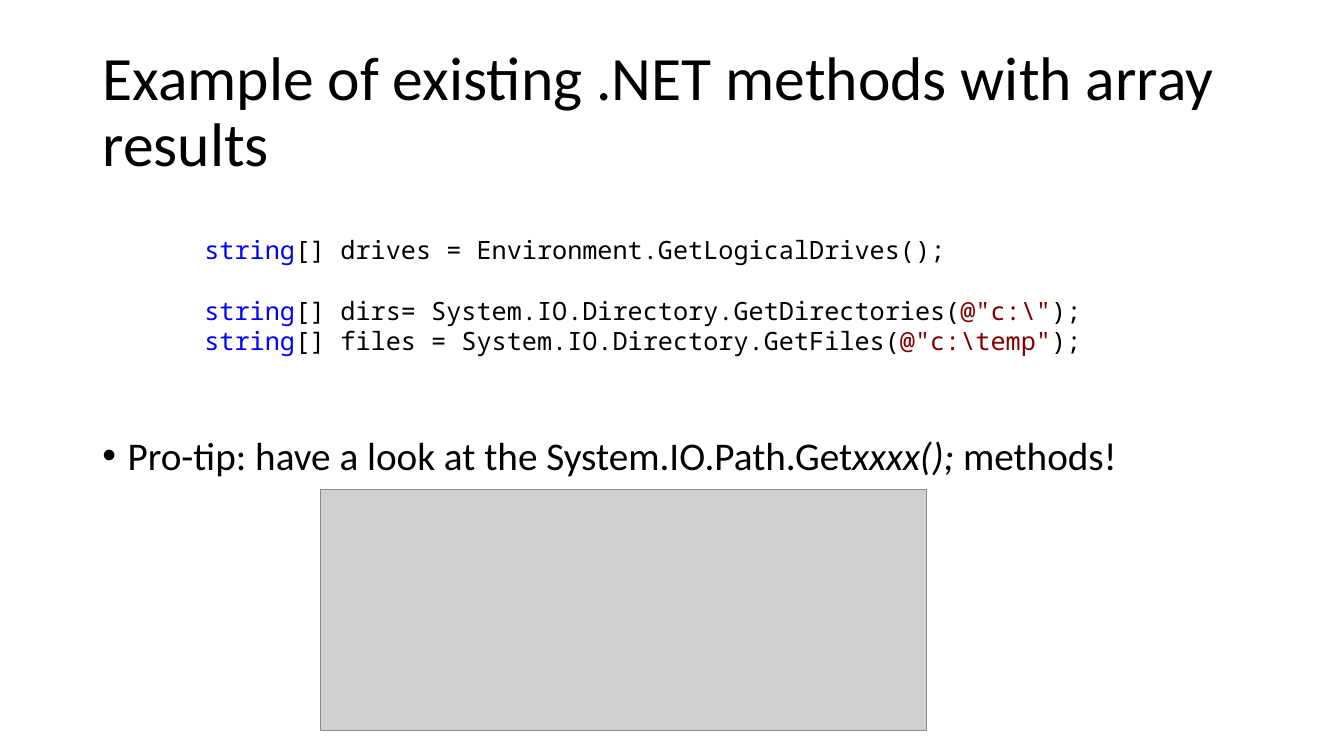
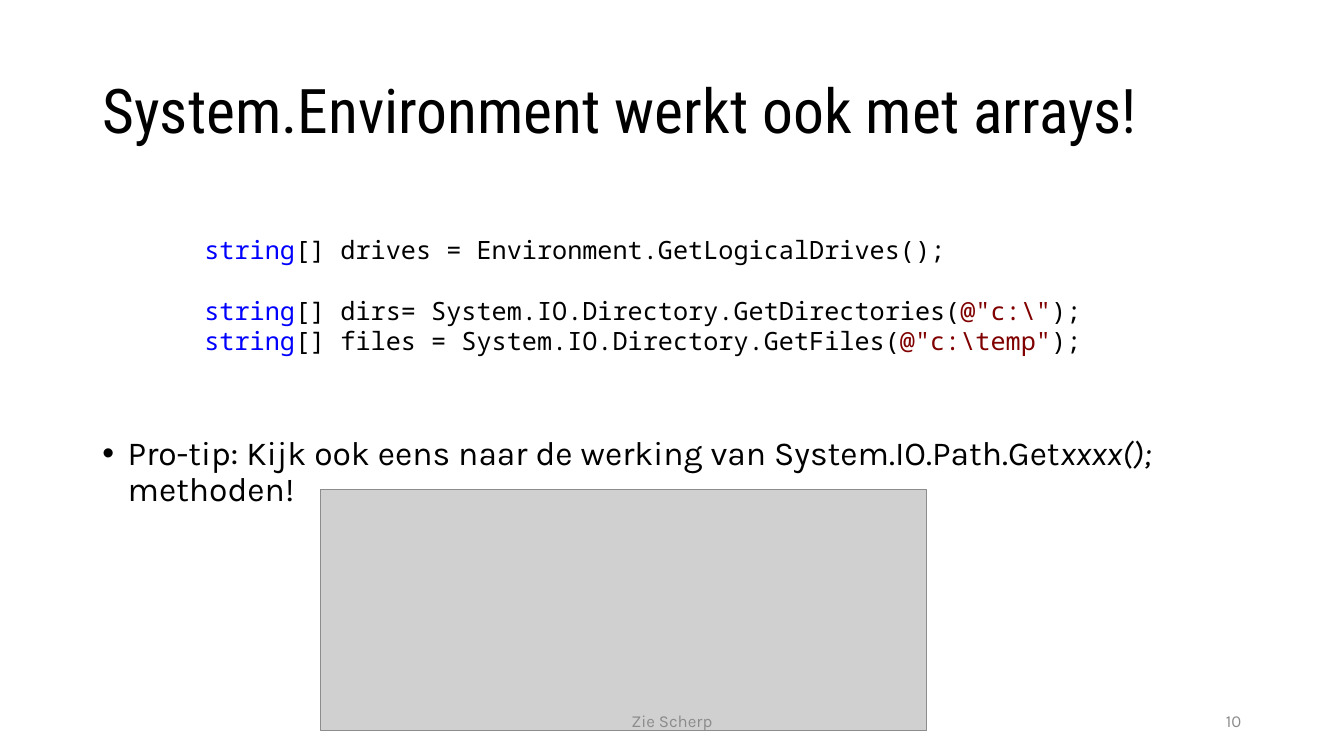
Before and after one commit to timdams/csharpbook, a slide deck: slide 10 of _SLIDES/2020/H8-Arrays/6c_arrays in methoden_mutidim.pptx. Drawn at 1344x756 pixels with LibreOffice and Linux fonts; fonts in the diff are those of the drawing; grey boxes stand for pictures; background and template pictures are left out. Boxes give left, top, right and bottom in pixels: in the first picture for what was removed or moved away, otherwise in the second. Text is boxed around its words. In the diff, an @@ line names an element or a change of style, - is before the commit and + after.

```diff
--- a/_SLIDES/2020/H8-Arrays/6c_arrays in methoden_mutidim.pptx
+++ b/_SLIDES/2020/H8-Arrays/6c_arrays in methoden_mutidim.pptx
@@ title at (102, 86, 1137, 146): text changed; font Calibri to Roboto Condensed @@
-Example of existing .NET methods with array results
+System.Environment werkt ook met arrays!
@@ text at (128, 440, 1151, 502): text changed; size 28 to 24 pt; font Calibri to Karla @@
-• Pro-tip: have a look at the System.IO.Path.Getxxxx(); methods!
+• Pro-tip: Kijk ook eens naar de werking van System.IO.Path.Getxxxx(); methoden!
@@ text added at (631, 716, 712, 732), 12 pt, text #8C8C8C @@
+Zie Scherp
@@ page number added at (1226, 716, 1241, 727), 12 pt, text #8C8C8C @@
+10
```
Also in this commit, not shown: 32 other slides changed, 12 slides added, 9 slides removed, 10 other files.
